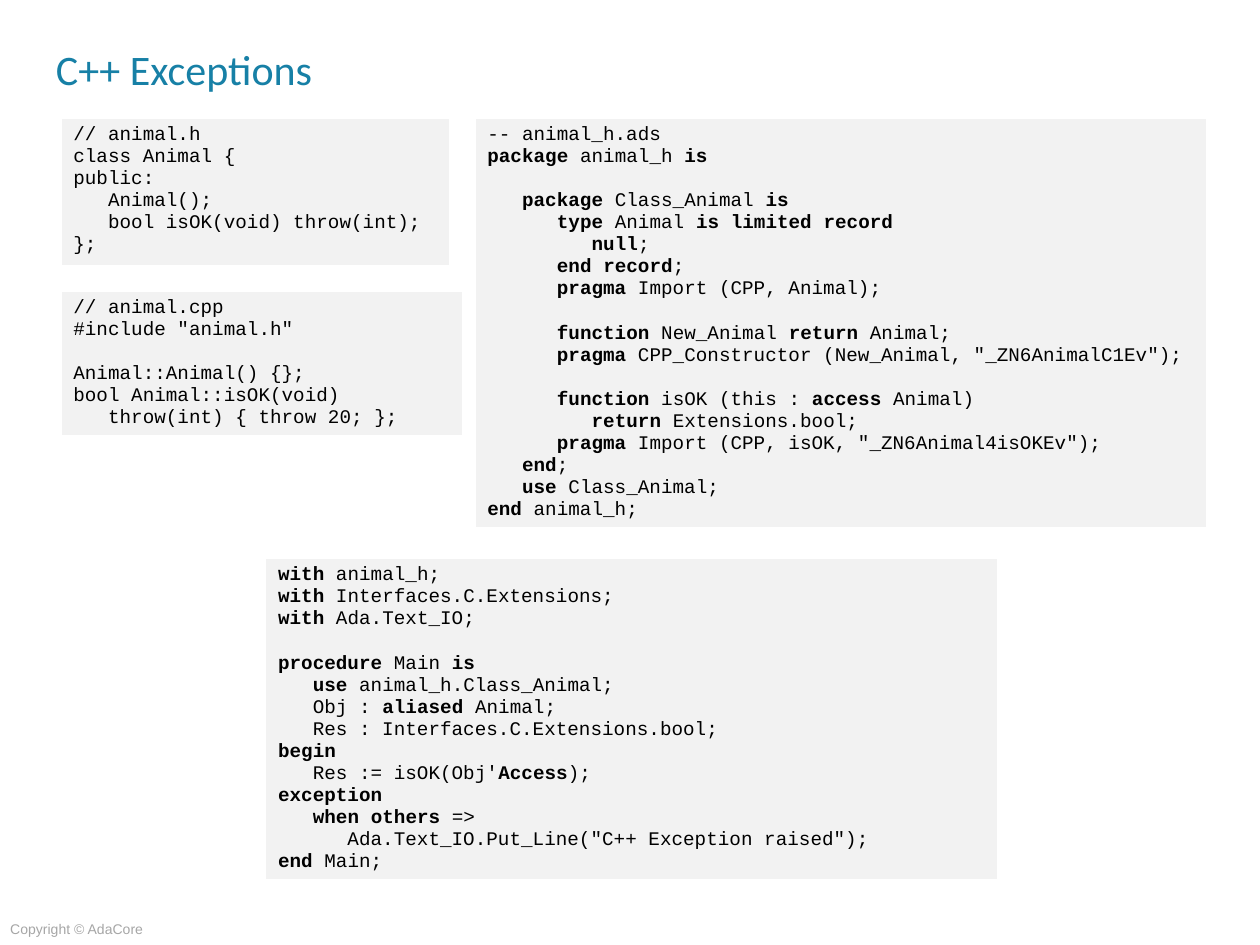
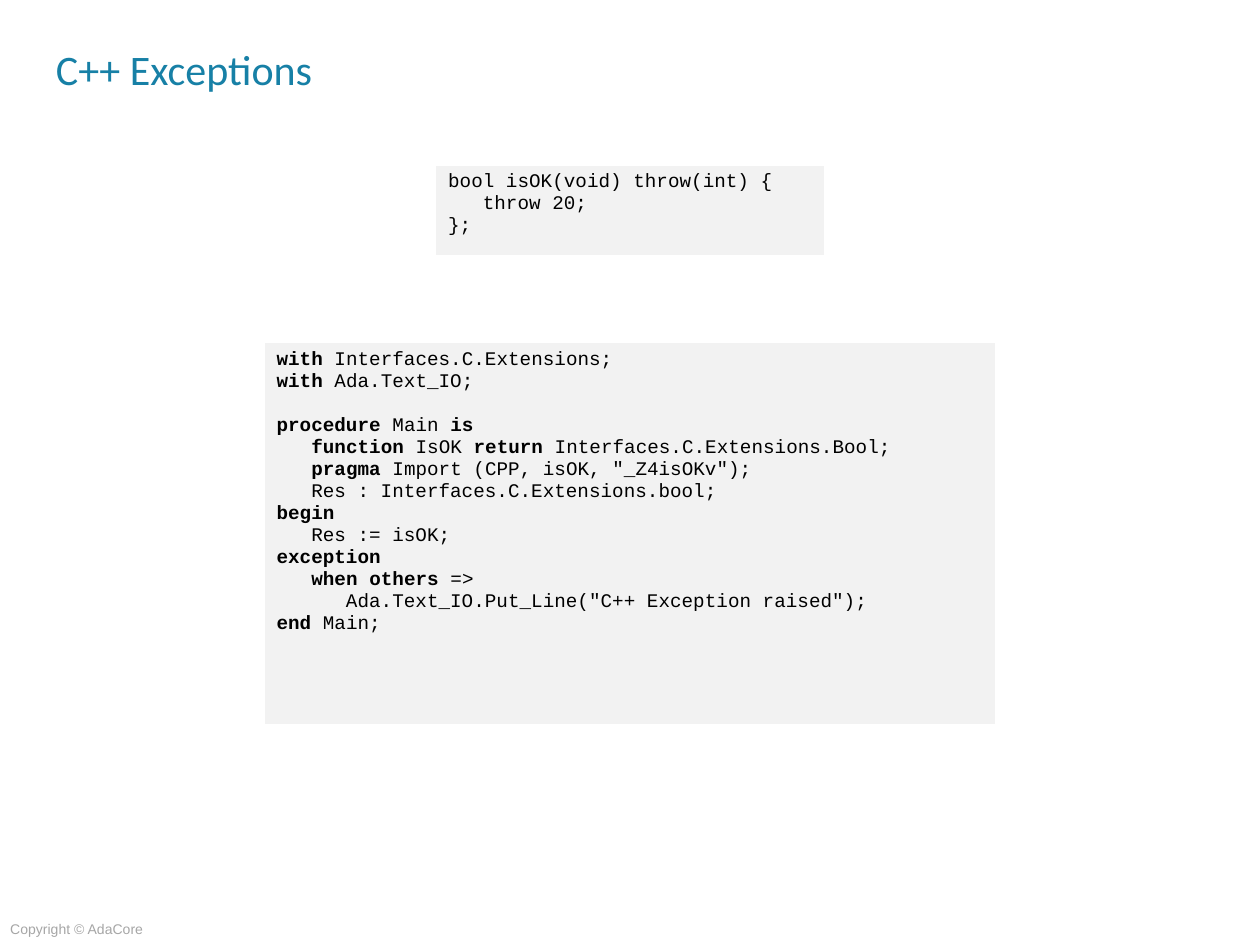
Before and after one commit to AdaCoreU/Courses, a slide deck: slide 15 of lectures/04_Mixed_Language_Programming_In_Ada/03_Ada_and_C++/Slides/03_Ada_and_C++.pptx. Drawn at 1260x945 pixels with LibreOffice and Linux fonts; fonts in the diff are those of the drawing; background and template pictures are left out. Boxes give left, top, right and bottom in pixels: in the first picture for what was removed or moved away, otherwise in the second. Text is boxed around its words. In the diff, an @@ line names an element or a change of style, - is before the commit and + after.

Commit message:
Simplified the slide "C++ Exceptions"

```diff
--- a/lectures/04_Mixed_Language_Programming_In_Ada/03_Ada_and_C++/Slides/03_Ada_and_C++.pptx
+++ b/lectures/04_Mixed_Language_Programming_In_Ada/03_Ada_and_C++/Slides/03_Ada_and_C++.pptx
@@ table removed at (475, 118, 1207, 547), 1 rows, 1 columns @@
--- animal_h.ads / package animal_h is / package Class_Animal is / type Animal is limited record / null; / end record; / pragma Import (CPP, Animal); / function New_Animal return Animal; / pragma CPP_Constructor (New_Animal, "_ZN6AnimalC1Ev"); / function isOK (this : access Animal) / return Extensions.bool; / pragma Import (CPP, isOK, "_ZN6Animal4isOKEv"); / end; / use Class_Animal; / end animal_h;
@@ table at (436, 165, 825, 256) @@
-row 1, column 1: // animal.h / class Animal { / public: / Animal(); / bool isOK(void) throw(int); / };
+row 1, column 1: bool isOK(void) throw(int) { / throw 20; / };
@@ table: place and size @@
-table at (60, 117, 450, 268)
+table at (436, 165, 825, 256)
@@ table removed at (60, 291, 462, 442), 1 rows, 1 columns @@
-// animal.cpp / #include "animal.h" / Animal::Animal() {}; / bool Animal::isOK(void) / throw(int) { throw 20; };
@@ table at (265, 343, 997, 724) @@
@@ row 1, column 1: "with animal_h; / with Interfaces.C.Extensions; / with Ada.Text_IO; / procedure Main is / use animal_h.Class_Animal; / Obj : aliased Animal; / Res : Interfaces.C.Extensions.bool; / begin / Res := isOK(Obj'Access); / exception / when others => / Ada.Text_IO.Put_Line("C++ Exception raised"); / end Main;" to "with Interfaces.C.Extensions; / with Ada.Text_IO; / procedure Main is / function IsOK return Interfaces.C.Extensions.Bool; / pragma Import (CPP, isOK, "_Z4isOKv"); / Res : Interfaces.C.Extensions.bool; / begin / Res := isOK; / exception / when others => / Ada.Text_IO.Put_Line("C++ Exception raised"); / end Main;" @@
@@ table: place and size @@
-table at (266, 558, 998, 895)
+table at (265, 343, 997, 724)
```
Also in this commit, not shown: 6 other slides changed.
